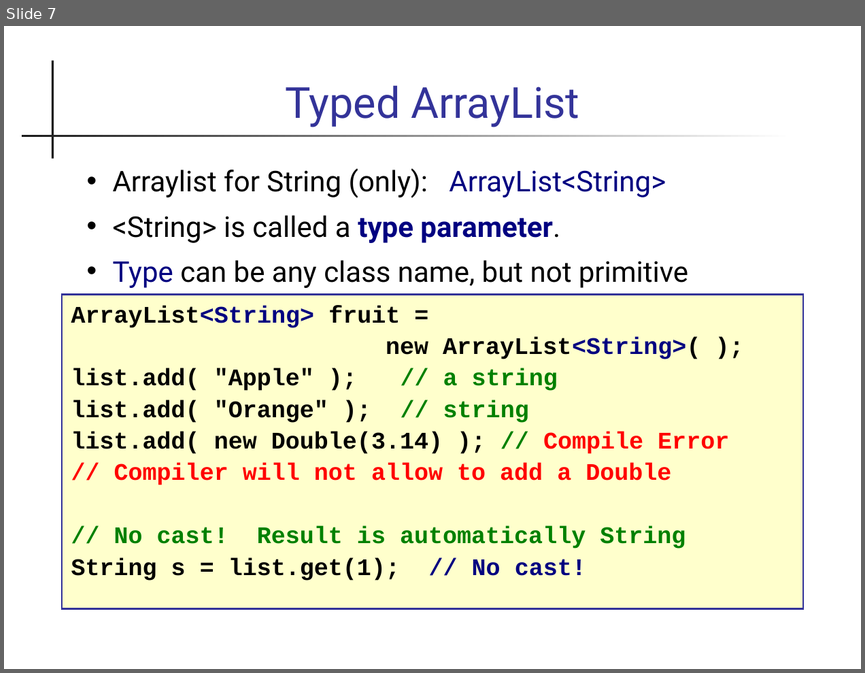
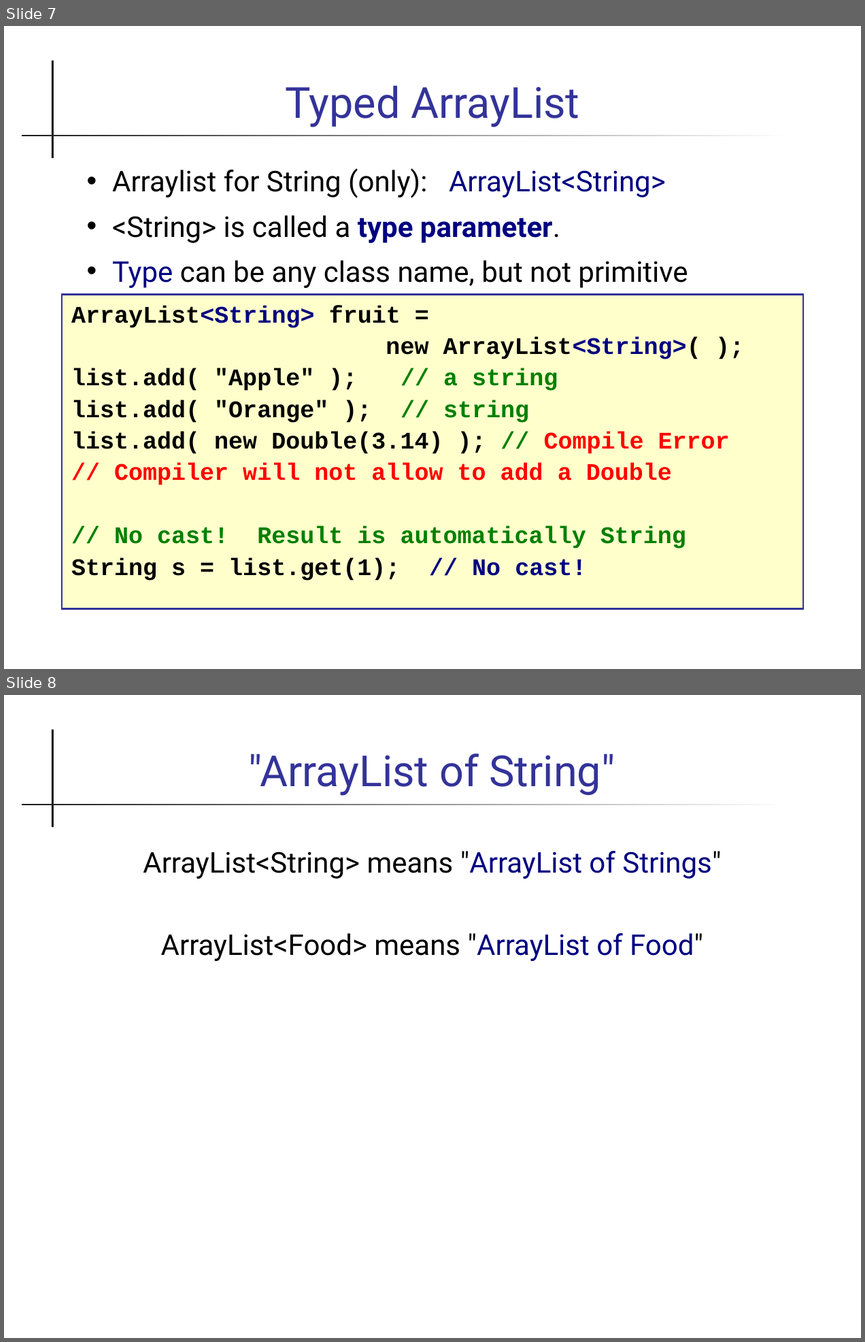
Before and after one commit to cpske/programming1, a slide deck: java-basics/20-ArrayList.ppt. Shown one above the other, each under a label of ours: slide 7 before the commit, slides 7 and 8 after it. The pictures are 865x673 and 865x1342 pixels, drawn with LibreOffice and Linux fonts; fonts in the diff are those of the drawing. Boxes give left, top, right and bottom in pixels: in the first picture for what was removed or moved away, otherwise in the second. Text is boxed around its words. In the diff, an @@ line names an element or a change of style, - is before the commit and + after.

Commit message:
add example in ArrayList slides

```diff
--- a/java-basics/20-ArrayList.ppt
+++ b/java-basics/20-ArrayList.ppt
@@ slide 8 added at (4, 695, 861, 1338), background #FFFFFF; not listed: 2 template elements that a slide beside it also shows @@
@@ title added at (249, 753, 615, 796), 36 pt, text #333399 @@
+"ArrayList of String"
@@ text added at (143, 851, 721, 961), 24 pt, text #000000 @@
+ArrayList<String> means "ArrayList of Strings"
+ArrayList<Food> means "ArrayList of Food"
@@ slide 7 changed as well @@
@@ text "ArrayList<String> fruit =" at (62, 294, 804, 609): indent changed @@
```
Also in this commit, not shown: 11 other slides changed, 1 other slide added, 1 slide removed, 1 other file.
